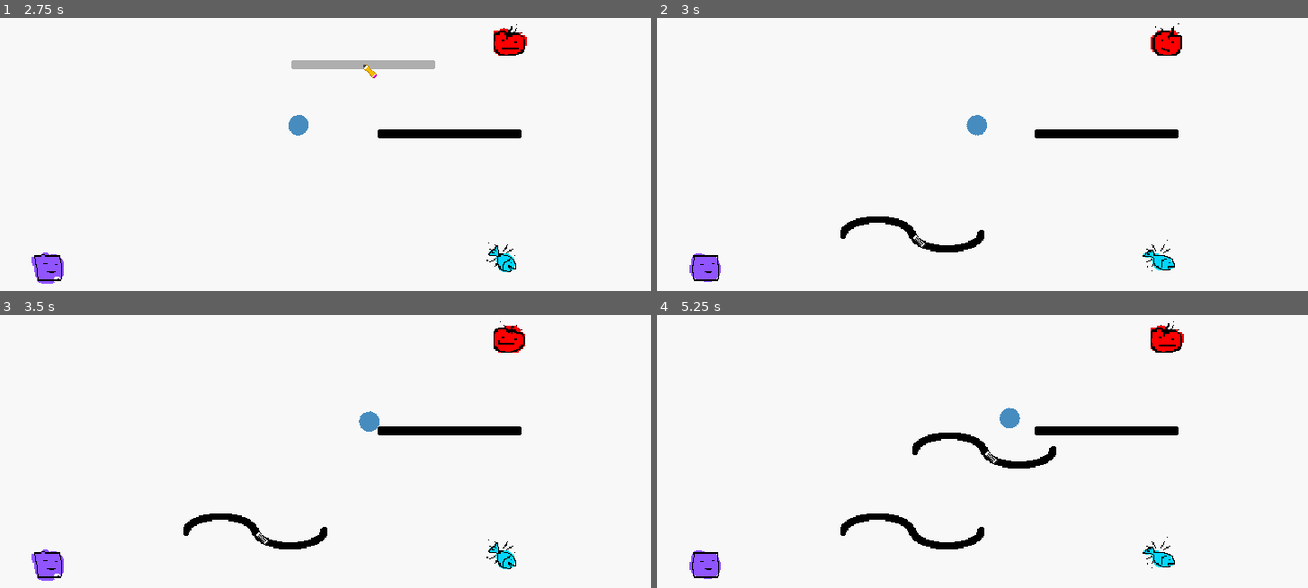
Above: before the commit, frames 1-4 (two rows, left to right).
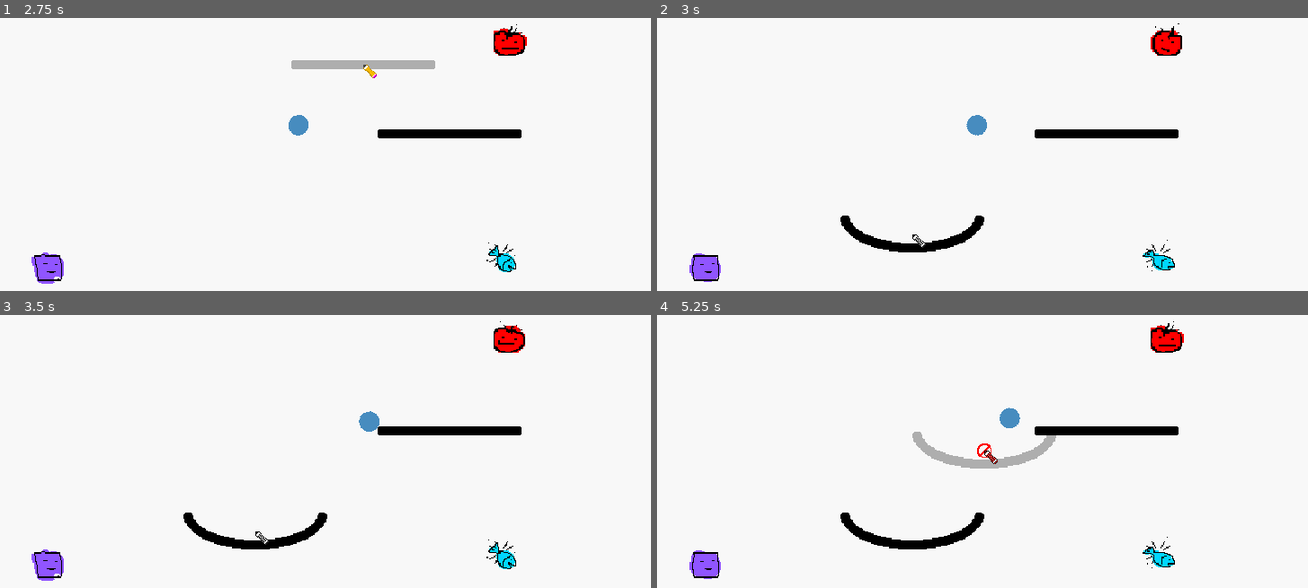
Above: after the commit, the same moments.

Repository: Silver-Ink/GameJamAirConditionner
Game: Godot game, scene res://Game.tscn
The game is run twice, just before and just after one commit, with the same random seed, the same clock (stepped at 60 frames per second) and the same inputs.
Inputs (mouse positions are in pixels of both pictures, inside the frame that each line leads up to):
- Up to frame 1 (2.75 s): tap Enter (ui_accept) at 0.5, 0.77, 1.52 s; move the mouse to (449, 132) at 0.52 s; hold Right (ui_right) 0.53-2.03 s; click (449, 132) at 0.6 s; move the mouse to (149, 173) at 1.27 s; tap Mouse wheel up (rotate_wall_left) at 1.35 s; move the mouse to (364, 64) at 2.02 s; hold Left (ui_left) from 2.03 s (still down); tap Mouse wheel down (rotate_wall_right) at 2.1 s
- Up to frame 2 (3 s): move the mouse to (910, 233) at 2.77 s; release Left (ui_left) at 2.78 s; hold Right (ui_right) from 2.78 s (still down); right-click (910, 233) at 2.85 s; click (910, 233) at 2.92 s
- Up to frame 3 (3.5 s): keep holding Right (ui_right); tap Enter (ui_accept) at 3.02 s
- Up to frame 4 (5.25 s): move the mouse to (1164, 511) at 3.52 s; click (1164, 511) at 3.6 s; tap Enter (ui_accept) at 3.77, 4.52 s; move the mouse to (735, 388) at 4.27 s; release Right (ui_right) at 4.28 s; hold Left (ui_left) 4.28-5.03 s; tap Mouse wheel up (rotate_wall_left) at 4.35 s; move the mouse to (982, 451) at 5.02 s; hold Right (ui_right) from 5.03 s (still down); tap Mouse wheel down (rotate_wall_right) at 5.1 s; click (982, 451) at 5.17 s

Frame 1 is identical in both runs. In frame 2, 1.2% of the frame differs, in the area x 28-51%, y 72-86%; in frame 3, 1.2%; in frame 4, 2.6%, in the area x 28-62%, y 42-86%.

Commit message:
feat: Add random wall couple for defending player

Diff:
--- a/!global_enum.gd
+++ b/!global_enum.gd
@@ -1,9 +1,9 @@
 extends Node
 
 enum WallType {
-	DIRAC,
-	STRAIGHT,
-	TILDE,
-	U,
-	WIDE_U
+	DIRAC = 1,
+	STRAIGHT = 2,
+	TILDE = 4,
+	U = 0,
+	WIDE_U = 3
 }
--- a/wall_placer.gd
+++ b/wall_placer.gd
@@ -19,9 +19,9 @@
 var _is_place_in_cooldown : bool = false
 
 var is_choice_1 := true
-var wall_type_choice_1 := GE.WallType.STRAIGHT
-var wall_type_choice_2 := GE.WallType.TILDE
-var _current_wall_type := GE.WallType.STRAIGHT
+var wall_type_choice_1 : GE.WallType
+var wall_type_choice_2 : GE.WallType
+var _current_wall_type : GE.WallType
 
 var walls_placed_count := 0
 signal walls_placed_progression ( count : int )
@@ -37,6 +37,13 @@
 var SC_cursor := preload("res://Cursor.tscn")
 
 func _ready() -> void:
+	# Set random walls
+	var rand := randi() % (GE.WallType.size()-1)
+	wall_type_choice_1 = rand
+	wall_type_choice_2 = rand + 1
+	_current_wall_type = wall_type_choice_1
+
+
 	# Hide real cursor
 	Input.set_mouse_mode(Input.MOUSE_MODE_HIDDEN)
 
